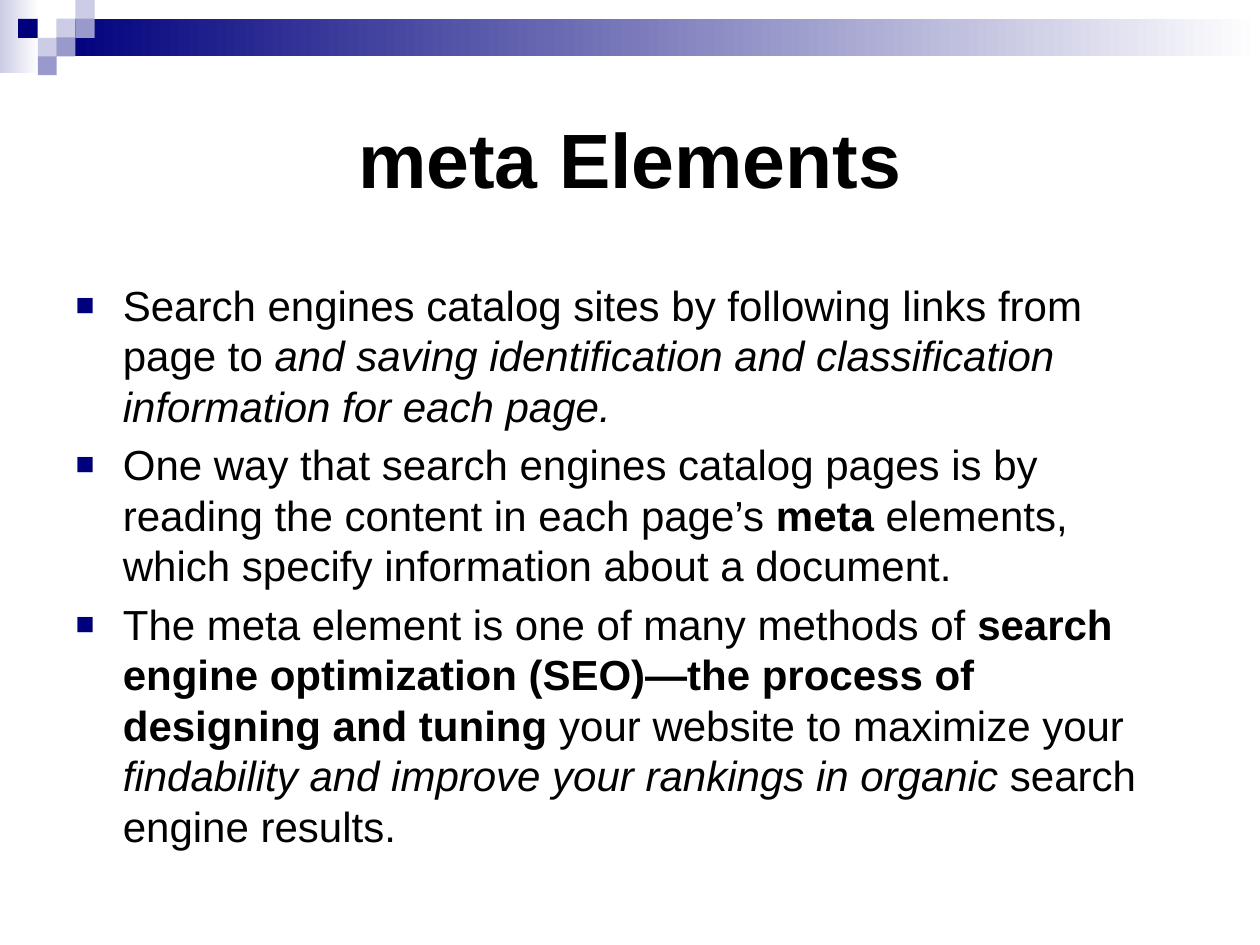
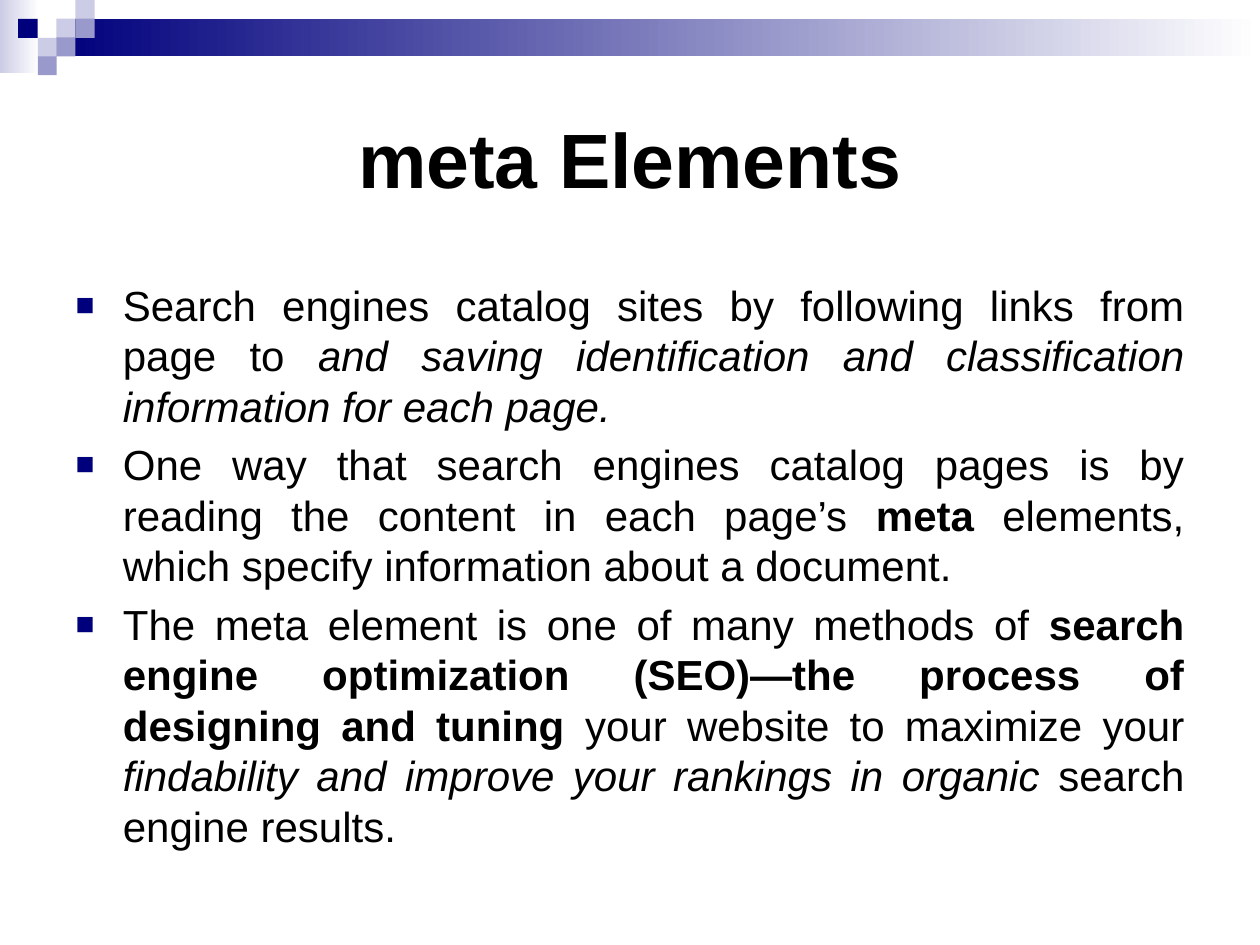
Before and after one commit to IT-GECBH/2020, a slide deck: slide 58 of resources/IT/Module_I.pptx. Drawn at 1260x945 pixels with LibreOffice and Linux fonts; fonts in the diff are those of the drawing. Boxes give left, top, right and bottom in pixels: in the first picture for what was removed or moved away, otherwise in the second. Text is boxed around its words. In the diff, an @@ line names an element or a change of style, - is before the commit and + after.

```diff
--- a/resources/IT/Module_I.pptx
+++ b/resources/IT/Module_I.pptx
@@ text "Search engines catalog sites by ..." at <box>123,290,1185,850</box>: alignment left to justified @@
```
Also in this commit, not shown: 1 other slide changed, 2 slides added, 4 slides removed, 27 other files.
